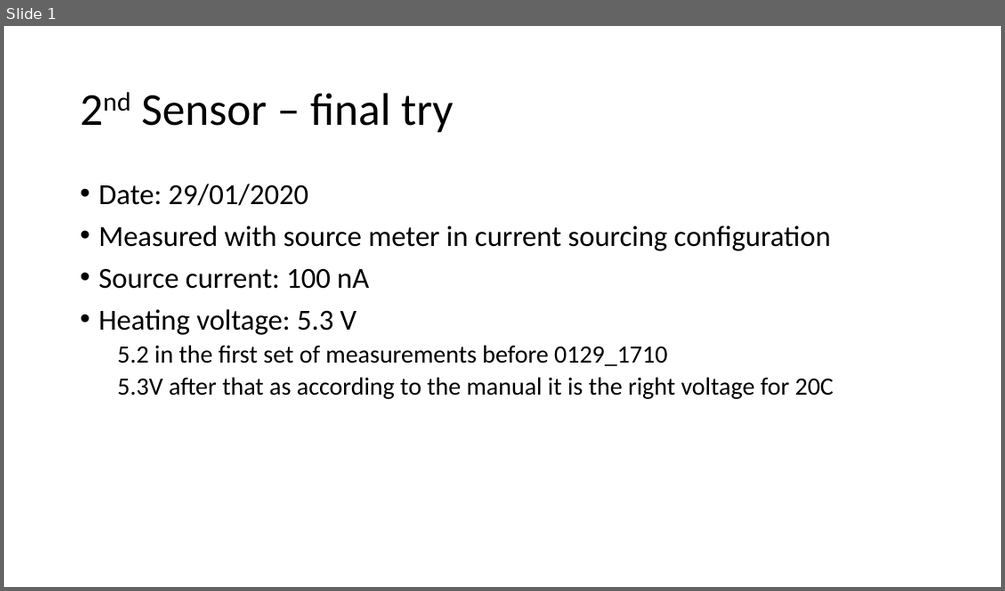
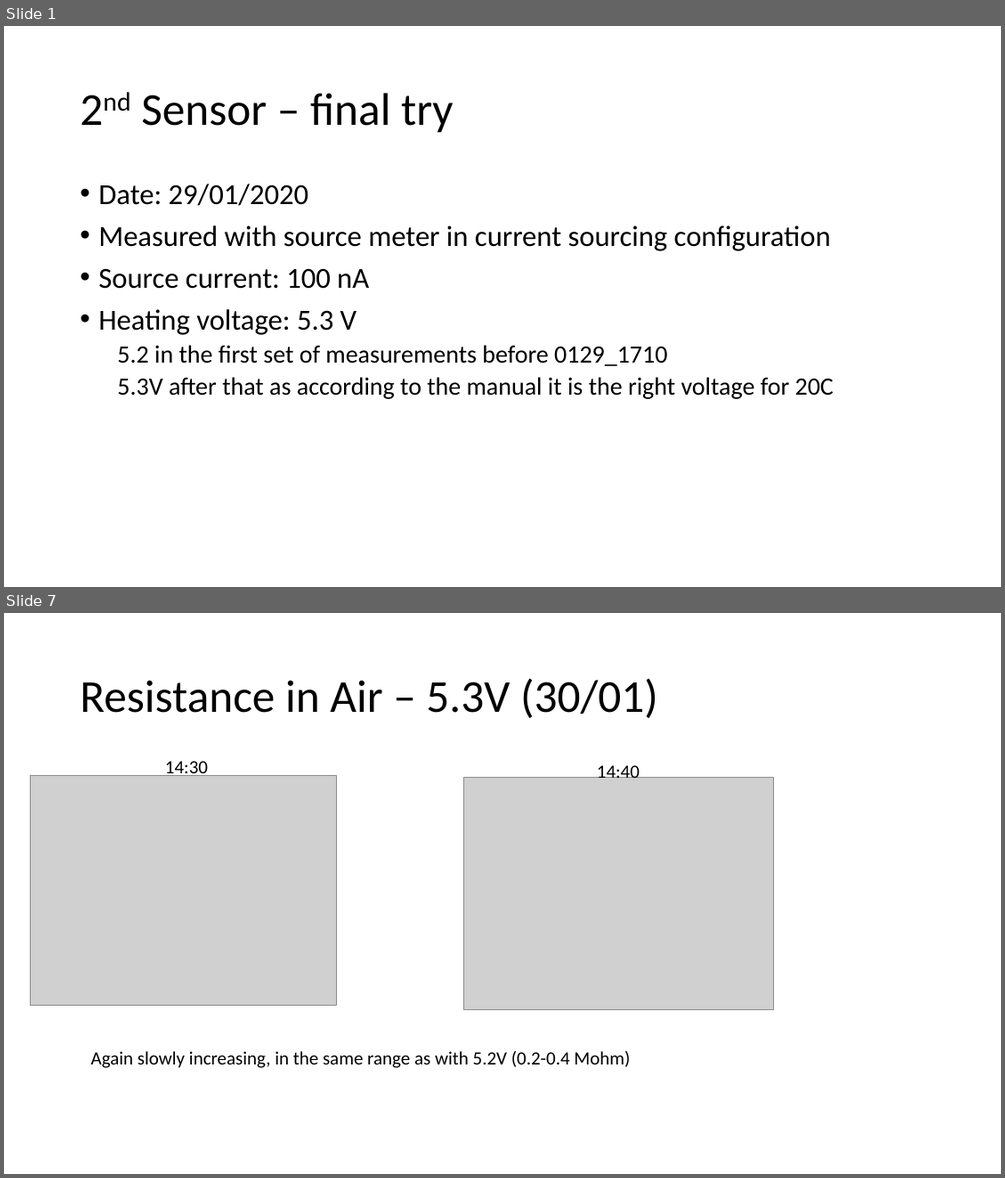
Before and after one commit to HetRijk/MEP_control_software, a slide deck: Measurements/20200129 Second sensor final try/2nd Sensor – final try.pptx. Shown one above the other, each under a label of ours: slide 1 before the commit, slides 1 and 7 after it; the slides between them are not shown. The pictures are 1005x591 and 1005x1178 pixels, drawn with LibreOffice and Linux fonts; fonts in the diff are those of the drawing; grey boxes stand for pictures. Boxes give left, top, right and bottom in pixels: in the first picture for what was removed or moved away, otherwise in the second. Text is boxed around its words. In the diff, an @@ line names an element or a change of style, - is before the commit and + after.

```diff
--- a/Measurements/20200129 Second sensor final try/2nd Sensor – final try.pptx
+++ b/Measurements/20200129 Second sensor final try/2nd Sensor – final try.pptx
@@ slide 7 added at (x1=4, y1=613, x2=1001, y2=1174), background #FFFFFF @@
@@ title added at (x1=80, y1=678, x2=658, y2=718), 44 pt, text #000000 @@
+Resistance in Air – 5.3V (30/01)
@@ text added at (x1=165, y1=761, x2=208, y2=779), 18 pt, text #000000 @@
+14:30
@@ text added at (x1=597, y1=765, x2=639, y2=778), 18 pt, text #000000 @@
+14:40
@@ picture added at (x1=30, y1=775, x2=336, y2=1005) @@
@@ picture added at (x1=464, y1=778, x2=774, y2=1009) @@
@@ text added at (x1=91, y1=1051, x2=630, y2=1068), 18 pt, text #000000 @@
+Again slowly increasing, in the same range as with 5.2V (0.2-0.4 Mohm)
```
Also in this commit, not shown: 3 slides changed, 8 other slides added, 26 other files.
